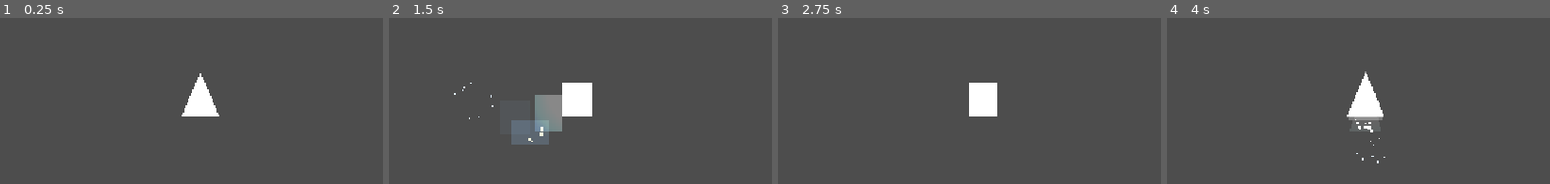
Above: before the commit, frames 1-4 (left to right).
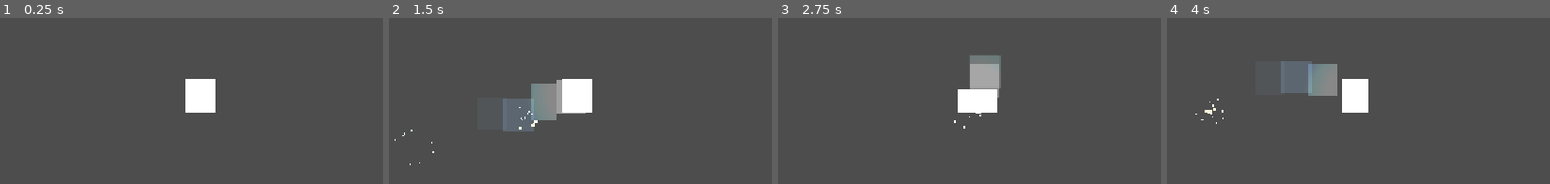
Above: after the commit, the same moments.

Repository: HetserOffscreen/polly
Game: Godot game, scene res://scenes/level_one.tscn
Same seed, same stepped clock (60 frames per second), same inputs: the game is played once before the commit and once after it.
Inputs:
- Up to frame 1 (0.25 s): no input
- Up to frame 2 (1.5 s): hold Ctrl (ctrl_key) 0.53-1.28 s; hold Right (move_right) from 0.53 s (still down); tap Space (jump) at 0.77, 0.8, 1.07, 1.35 s
- Up to frame 3 (2.75 s): tap Space (jump) at 1.52, 1.82, 2.3 s; tap Ctrl (ctrl_key) at 1.55 s; release Right (move_right) at 2.03 s; hold Left (move_left) from 2.03 s (still down); hold Ctrl (ctrl_key) from 2.03 s (still down)
- Up to frame 4 (4 s): release Left (move_left) at 2.78 s; release Ctrl (ctrl_key) at 2.78 s; hold Right (move_right) from 2.78 s (still down); tap Ctrl (ctrl_key) at 2.85 s; tap Space (jump) at 3.02, 3.32, 3.6, 3.77 s

The runs differ from the first frame. In frame 1, 0.8% of the frame differs, in the area x 47-58%, y 33-60%; in frame 2, 2.8%; in frame 3, 2.3%; in frame 4, 4.6%, in the area x 7-58%, y 25-88%.

Commit message:
code review

Diff:
--- a/project.godot
+++ b/project.godot
@@ -16,7 +16,7 @@
 
 [autoload]
 
-Juice="*res://scripts/juice.gd"
+Visuals="*res://scripts/visuals.gd"
 
 [display]
 
--- a/scenes/level_one.tscn
+++ b/scenes/level_one.tscn
@@ -13,7 +13,7 @@
 size = Vector2(1179, 56.00003)
 
 [sub_resource type="RectangleShape2D" id="RectangleShape2D_glv2v"]
-size = Vector2(984, 55.000004)
+size = Vector2(365, 61)
 
 [sub_resource type="Animation" id="Animation_t18mc"]
 length = 0.001
@@ -91,38 +91,16 @@
 debug_color = Color(0.72147495, 0.30533206, 0.91872007, 0.41960785)
 
 [node name="CollisionShape2D2" type="CollisionShape2D" parent="Scenario/Walls" unique_id=778935523]
-position = Vector2(1133.5, -509)
+position = Vector2(862, -400)
 rotation = 1.5707964
 shape = SubResource("RectangleShape2D_glv2v")
 debug_color = Color(0.72147495, 0.30533206, 0.91872007, 0.41960785)
 
-[node name="CollisionPolygon2D" type="CollisionPolygon2D" parent="Scenario/Walls" unique_id=872183268]
-position = Vector2(0, 18)
-polygon = PackedVector2Array(1243, -341, 1536, -341, 1533, -34, 1410.0308, -34, 1391, -75, 1374, -34, 1245, -34)
-
-[node name="Platform" type="StaticBody2D" parent="Scenario" unique_id=598443332]
-position = Vector2(867, 433)
-collision_layer = 2
-
-[node name="Node2D" type="CollisionPolygon2D" parent="Scenario/Platform" unique_id=1141220467]
-position = Vector2(-430, -408)
-polygon = PackedVector2Array(645, 260, 434, 405, 260, 410, 296, 446, 529, 446, 532, 408)
-
-[node name="Platform2" type="StaticBody2D" parent="Scenario" unique_id=502809239]
-position = Vector2(754, 194)
-collision_layer = 2
-
-[node name="Node2D" type="CollisionPolygon2D" parent="Scenario/Platform2" unique_id=818675178]
-position = Vector2(-451, -435)
-polygon = PackedVector2Array(434, 405, 260, 410, 296, 446, 456.4743, 446, 529, 446, 532, 408)
-
-[node name="Platform3" type="StaticBody2D" parent="Scenario" unique_id=273327101]
-position = Vector2(320, 94)
-collision_layer = 2
-
-[node name="Node2D" type="CollisionPolygon2D" parent="Scenario/Platform3" unique_id=1354766509]
-position = Vector2(-451, -435)
-polygon = PackedVector2Array(434, 405, 397, 404, 220, 443, 408, 505, 532, 408)
+[node name="CollisionShape2D3" type="CollisionShape2D" parent="Scenario/Walls" unique_id=1069837383]
+position = Vector2(584, -254)
+rotation = 1.5707964
+shape = SubResource("RectangleShape2D_glv2v")
+debug_color = Color(0.72147495, 0.30533206, 0.91872007, 0.41960785)
 
 [node name="MovingPlatform" type="AnimatableBody2D" parent="Scenario" unique_id=2074026049]
 position = Vector2(472, 345)
@@ -144,11 +122,4 @@
 unique_name_in_owner = true
 zoom = Vector2(1.2, 1.2)
 
-[node name="RigidBody2D" type="RigidBody2D" parent="." unique_id=145978954]
-position = Vector2(988, 59)
-
-[node name="Node2D" type="CollisionPolygon2D" parent="RigidBody2D" unique_id=1290615266]
-position = Vector2(-394, -464)
-polygon = PackedVector2Array(400, 436, 346, 434, 345, 491, 433.61154, 487.0085, 456, 486, 441, 423)
-
 [connection signal="body_entered" from="Scenario/Killzone" to="Scenario/Killzone" method="_on_body_entered"]
--- a/scenes/player_scene.tscn
+++ b/scenes/player_scene.tscn
@@ -20,9 +20,9 @@
 [node name="Body" type="Polygon2D" parent="." unique_id=1974006901]
 unique_name_in_owner = true
 texture = SubResource("CanvasTexture_crmta")
-polygon = PackedVector2Array(0, -30, -25, 25, 25, 25)
+polygon = PackedVector2Array(-20, -20, 20, -20, 20, 20, -20, 20)
 
-[node name="CollisionPolygon2D" type="CollisionPolygon2D" parent="." unique_id=312490499]
+[node name="CollisionShape" type="CollisionPolygon2D" parent="." unique_id=312490499]
 unique_name_in_owner = true
 visible = false
 
--- a/scripts/player.gd
+++ b/scripts/player.gd
@@ -1,26 +1,12 @@
 extends CharacterBody2D
 
-# =====================================================================================
-#  PLAYER  --  the "game feel" core of the platformer.
-#
-#  A platformer lives or dies by how the jump feels. Almost everything in here exists
-#  to make the controls forgiving and the character feel weighty-but-responsive:
-#
-#    * Acceleration & friction       - the player ramps up to speed instead of snapping
-#    * Coyote time                   - you can still jump for a moment after a ledge
-#    * Jump buffering                - a jump pressed just before landing still fires
-#    * Variable jump height          - tap = small hop, hold = full jump
-#    * Asymmetric gravity            - you fall faster than you rise (less floaty)
-#    * Double jump                   - an extra mid-air jump for expression & recovery
-#    * Squash & stretch              - the sprite deforms on jump / land / bounce
-#    * Dust, sounds, screen shake    - feedback on every action
-#    * Stomp                         - land on an enemy to bounce off and squash it
-#
-#  Tunable numbers live up top so they're easy to feel out.
-# =====================================================================================
+@onready var player_body:		Polygon2D			= %Body
+@onready var player_collision:	CollisionPolygon2D	= %CollisionShape
+@onready var dust_particles:	CPUParticles2D  	= %DustParticles
+@onready var camera: 			Camera2D           	= %Camera2D
 
 # --- Horizontal movement ---
-const MAX_FLOOR_SPEED: 				float				= 500.0		# top running speed
+const MAX_FLOOR_SPEED: 			float				= 500.0		# top running speed
 const FLOOR_ACCELERATION:		float				= 1300.0	# how fast we reach top speed on the ground
 const FLOOR_FRICTION:			float				= 1600.0 	# how fast we stop on the ground
 const AIR_ACCELERATION:			float				= 900.0		# weaker steering in the air...
@@ -56,13 +42,6 @@
 const JUMP_STRETCH:				float				= 0.22   # stretch on take-off
 const BOUNCE_SQUASH:			float				= 0.28
 const SPAWN_SQUASH:				float				= 0.22   # the pop-in at level start
-const CHANGE_BODYTYPE:			float				= 0.5
-
-# --- Onready ---
-@onready var player_body:		Polygon2D			= %Body
-@onready var player_collision:	CollisionPolygon2D	= %CollisionPolygon2D
-@onready var dust_particles:	CPUParticles2D  	= %DustParticles
-@onready var camera: 			Camera2D           	= %Camera2D
 
 # --- Runtime state ---
 var air_jumps_left:				int					= 0
@@ -72,8 +51,6 @@
 var was_on_floor:				bool				= false
 var is_dead:					bool				= false
 
-#$$$$$$$$$$$$# [A CACETADA DE OUTRAS COISAS - ORGANIZAR E DECUPAR]
-
 # Squash & stretch spring state
 var squash:						float				= 0.0		# squash > 0 = squashed
 var squash_vel:					float				= 0.0		# (wide & short), squash < 0 = stretched (tall & thin); it springs back to 0.
@@ -100,63 +77,21 @@
 const AFTERIMAGE_INTERVAL:		float			 	= 0.05
 const TRAIL_COLOR: 				Color				= Color(0.6, 0.8, 1.0, 0.5)
 
-# --- Player Bodies ---
-enum BodyType { TRIANGLE, SQUARE }
-
-@export var current_body: BodyType = BodyType.TRIANGLE:
-	set(new_body):
-		current_body = new_body
-		_reshape_body()
-
-var triangle_body: PackedVector2Array = [
-	Vector2(0, -30),   # Top point
-	Vector2(-25, 25),  # Bottom-left point
-	Vector2(25, 25)
-]
-var square_body: PackedVector2Array =[
-	Vector2(-20, -15), Vector2(20, -15),
-	Vector2(20, 25), Vector2(-20, 25)
-]
-
-
-
-# --- Wall Movement
-const WALL_GRAVITY: float = 8.5
-const WALLJUMP_VELOCITY: float = 100.0
-
-var wall_coyote: float = 0.0
-const WALL_COYOTE_TIME: float = 0.2
-
-var walljump_lock: float = 0.0
-const WALLJUMP_LOCK_TIME: float = 0.5
-
-
-var look_dir_x: int = 1
+
 
 
 func _ready() -> void:
-	current_body = BodyType.TRIANGLE
+	add_to_group("player")	# use get_tree().get_first_node_in_group("player") to track the player
+
+	# set body n collision
+	player_collision.polygon = player_body.polygon
 	player_body.color = Color.WHITE
-	add_to_group("player")	# use get_tree().get_first_node_in_group("player") to track the player
 
 	if camera:
 		base_zoom = camera.zoom   # remember the resting zoom so punches settle back
 	base_sprite_y = player_body.position.y
 	_squash_impulse(SPAWN_SQUASH)
 
-func _unhandled_input(event: InputEvent) -> void:
-	if event.is_action_pressed("ctrl_key"):
-		if current_body == BodyType.TRIANGLE:
-			current_body = BodyType.SQUARE
-		else:
-			current_body = BodyType.TRIANGLE
-
-func _reshape_body() -> void:
-	var active_shape = triangle_body if current_body == BodyType.TRIANGLE else square_body
-	player_body.polygon = active_shape
-	player_collision.polygon = active_shape
-	_squash_impulse(CHANGE_BODYTYPE)
-	queue_redraw()
 
 func _physics_process(delta: float) -> void:
 	if is_dead:
@@ -175,8 +110,6 @@
 	move_and_slide()
 	_check_landing(fall_speed)
 
-# Camera craft lives in _process so it keeps animating smoothly even during the
-# death freeze-frame (when physics is paused).
 func _process(delta):
 	_update_squash(delta)   # drive the squash/stretch spring every frame
 
@@ -237,7 +170,7 @@
 	elif jump_buffer_timer > 0.0 and air_jumps_left > 0:
 		_do_jump(DOUBLE_JUMP_VELOCITY)
 		#_play_varied(double_jump_sound)
-		Juice.spawn_burst(global_position + Vector2(0, -6), Color(0.9, 0.95, 1.0), 8, 70.0)
+		Visuals.spawn_burst(global_position + Vector2(0, -6), Color(0.9, 0.95, 1.0), 8, 70.0)
 		trail_timer = TRAIL_DURATION   # streak out of the double jump
 		air_jumps_left -= 1
 		jump_buffer_timer = 0.0
@@ -295,19 +228,22 @@
 	add_zoom_punch(0.10)         # snappy push-in sells the stomp
 	trail_timer = TRAIL_DURATION # streak off the bounce
 	_squash_impulse(BOUNCE_SQUASH)
-	Juice.hit_stop(0.07)
+	Visuals.hit_stop(0.07)
 
 # ---------------------------------------------------------------------------
 #  FEEDBACK HELPERS
 # ---------------------------------------------------------------------------
 
+# camera stuff
 func add_shake(amount: float):
 	shake_strength = max(shake_strength, amount)
-
 
 # A quick camera push-in that springs back (see _process). Bigger = punchier.
 func add_zoom_punch(amount: float):
 	zoom_punch = max(zoom_punch, amount)
+
+
+
 
 # While the trail timer is active, drop a fading ghost on a fixed cadence.
 func _update_trail(delta: float):
@@ -395,8 +331,8 @@
 	is_dead = true
 
 	#_play_varied(hurt_sound)
-	Juice.spawn_burst(global_position + Vector2(0, -6), Color(1.0, 0.4, 0.4), 22, 150.0)
-	Juice.flash_screen(Color(0.7, 0.05, 0.05, 0.55), 0.5)   # red full-screen hit-flash
+	Visuals.spawn_burst(global_position + Vector2(0, -6), Color(1.0, 0.4, 0.4), 22, 150.0)
+	Visuals.flash_screen(Color(0.7, 0.05, 0.05, 0.55), 0.5)   # red full-screen hit-flash
 	#Music.duck()                                            # drop + muffle the music
 	add_shake(7.0)
 	add_zoom_punch(0.18)
--- a/scripts/juice.gd
+++ b/scripts/visuals.gd
@@ -1,29 +1,19 @@
-# Juice.gd  --  Global "game feel" helpers (registered as an Autoload singleton).
-#
-# This little singleton is the home for effects that any object in the game might
-# want to trigger: a freeze-frame on impact ("hit-stop") and quick particle
-# bursts. Keeping them here means coins, slimes and the player can all reach for
-# the same polish with a single line, e.g.  Juice.spawn_burst(pos, Color.YELLOW)
 extends Node
+# ---------------------------------------------------------------------------
+# PLAYER
+# ---------------------------------------------------------------------------
+
+
 
 
 # ---------------------------------------------------------------------------
-# HIT-STOP  (a.k.a. freeze frames / impact pause)
+# JUICE HELPERS
 # ---------------------------------------------------------------------------
-# Briefly freezes the whole game on a big impact, then snaps back to normal.
-# That tiny pause makes hits feel like they actually *connect*. We use a timer
-# with ignore_time_scale = true so the pause lasts a real-world duration even
-# though Engine.time_scale is 0.
 func hit_stop(duration: float = 0.08) -> void:
 	Engine.time_scale = 0.0
 	await get_tree().create_timer(duration, true, false, true).timeout
 	Engine.time_scale = 1.0
 
-
-# ---------------------------------------------------------------------------
-# PARTICLE BURST
-# ---------------------------------------------------------------------------
-# Spawns a one-shot puff of particles at a world position and cleans itself up.
 # Used for coin sparkles, enemy splats, landing dust, death poofs, etc.
 func spawn_burst(global_pos: Vector2, color: Color = Color.WHITE, amount: int = 12, speed: float = 110.0) -> void:
 	var scene := get_tree().current_scene
@@ -55,20 +45,14 @@
 	get_tree().create_timer(1.2).timeout.connect(p.queue_free)
 
 
-# ---------------------------------------------------------------------------
-# FULL-SCREEN FLASH
-# ---------------------------------------------------------------------------
-# Flashes a colour across the whole screen, then fades it out. A quick tint is
-# one of the loudest, cheapest ways to say "that mattered" — a red flash on
-# death, a white pop on a big hit. Runs on its own CanvasLayer so it always
-# sits on top of the game and ignores the camera.
+# a red flash on death, a white pop on a big hit...
 func flash_screen(color: Color = Color(1, 1, 1, 0.5), duration: float = 0.3) -> void:
 	var scene := get_tree().current_scene
 	if scene == null:
 		return
 
 	var layer := CanvasLayer.new()
-	layer.layer = 100              # above everything, including the HUD
+	layer.layer = 100
 
 	var rect := ColorRect.new()
 	rect.color = color
Renamed: scripts/juice.gd.uid -> scripts/visuals.gd.uid
